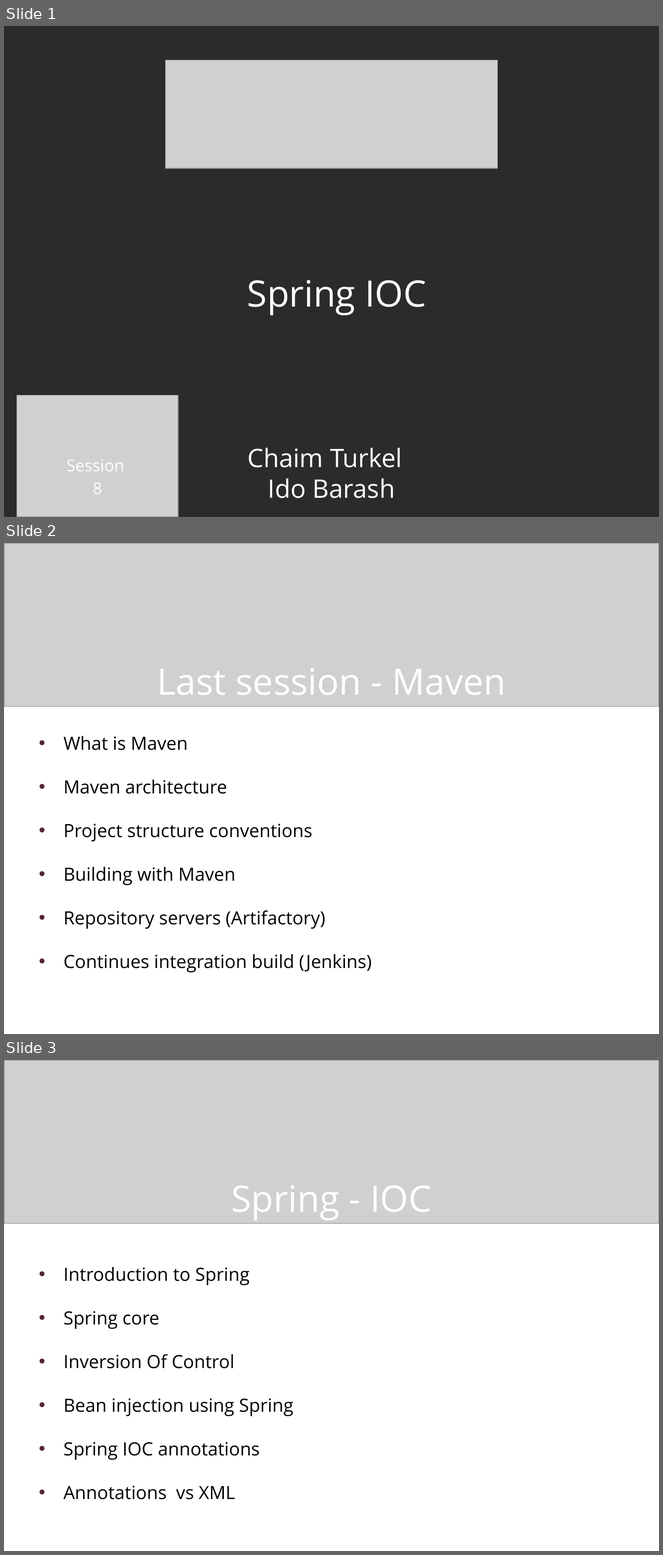
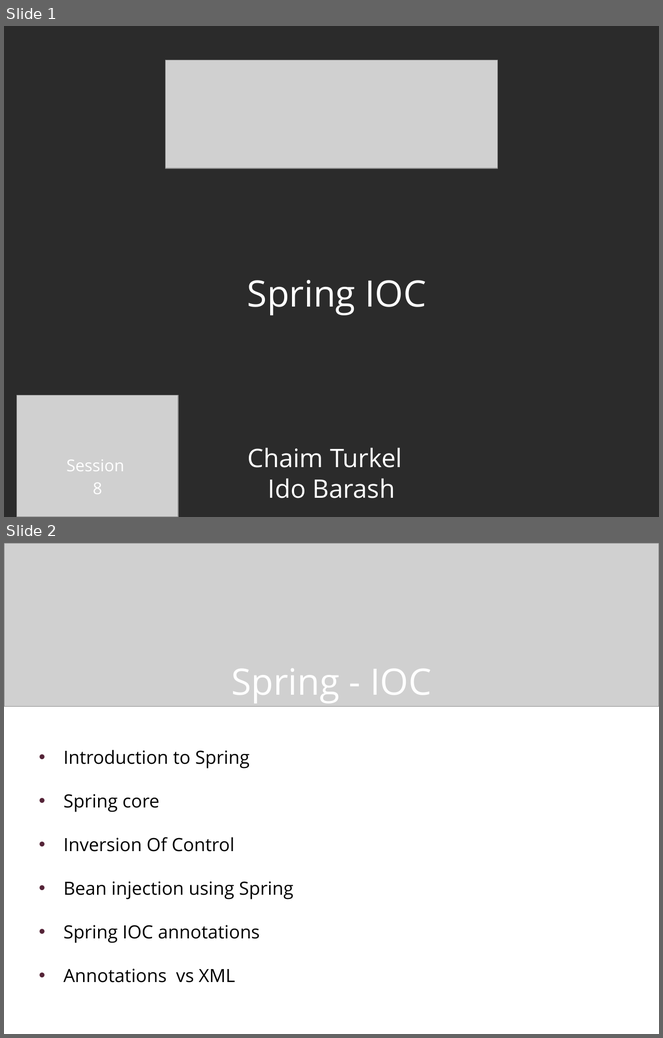
Before and after one commit to chaimt/Tikal-Java-RoadMap, a slide deck: Presentations/5 - Spring_IOC.pptx. Shown one above the other, each under a label of ours: slides 1, 2 and 3 before the commit, slides 1 and 2 after it. The pictures are 663x1555 and 663x1038 pixels, drawn with LibreOffice and Linux fonts; fonts in the diff are those of the drawing; grey boxes stand for pictures; background and template pictures are left out; a plain dark background stands for a picture behind light text. Boxes give left, top, right and bottom in pixels: in the first picture for what was removed or moved away, otherwise in the second. Text is boxed around its words. In the diff, an @@ line names an element or a change of style, - is before the commit and + after.

Commit message:
project 2

```diff
--- a/Presentations/5 - Spring_IOC.pptx
+++ b/Presentations/5 - Spring_IOC.pptx
@@ slide 2 removed at (4, 543, 659, 1034), background picture (left out) @@
@@ picture removed at (4, 543, 659, 707) @@
@@ title removed at (157, 668, 506, 695) @@
-Last session - Maven
@@ text removed at (63, 736, 372, 973) @@
-• What is Maven
-• Maven architecture
-• Project structure conventions
-• Building with Maven
-• Repository servers (Artifactory)
-• Continues integration build (Jenkins)
@@ what was slide 3 is now slide 2 @@
```
Also in this commit, not shown: 4 slides changed, 1 slide added, 1 other slide removed, 48 other files.
